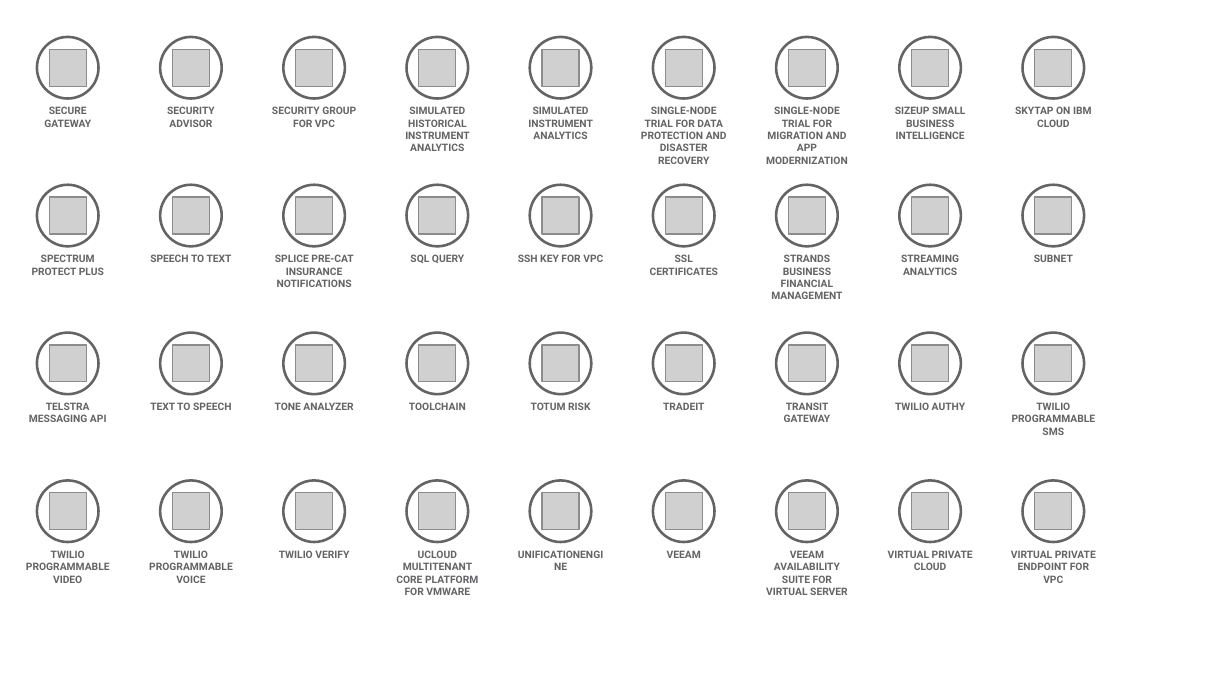
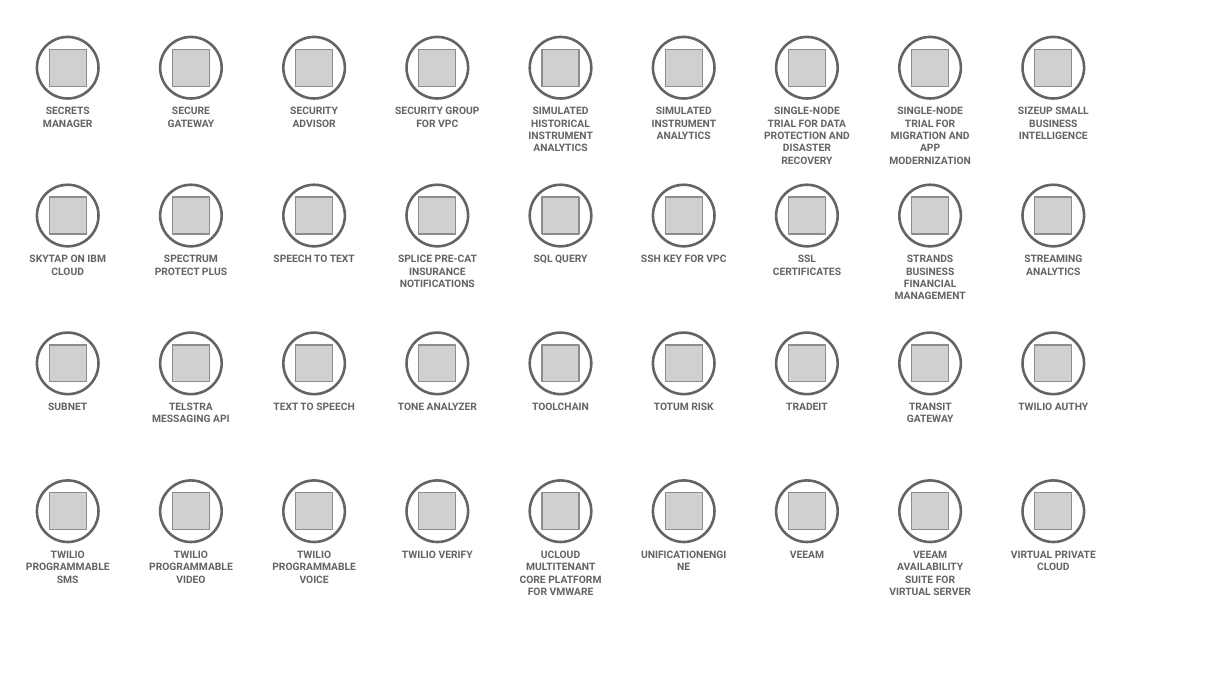
Before and after one commit to l2fprod/myarchitecture, a slide deck: slide 8 of mycatalog-architecture-diagram-template.pptx. Drawn at 1232x693 pixels with LibreOffice and Linux fonts; fonts in the diff are those of the drawing; grey boxes stand for pictures. Boxes give left, top, right and bottom in pixels: in the first picture for what was removed or moved away, otherwise in the second. Text is boxed around its words. In the diff, an @@ line names an element or a change of style, - is before the commit and + after.

```diff
--- a/mycatalog-architecture-diagram-template.pptx
+++ b/mycatalog-architecture-diagram-template.pptx
@@ text added at box(43, 106, 92, 127), 6 pt, text #646365, bold @@
+SECRETS MANAGER
@@ text removed at box(405, 106, 469, 151) @@
-SIMULATED HISTORICAL INSTRUMENT ANALYTICS
@@ text at box(528, 106, 592, 151): text changed @@
-SIMULATED INSTRUMENT ANALYTICS
+SIMULATED HISTORICAL INSTRUMENT ANALYTICS
@@ text at box(652, 106, 716, 139): text changed @@
-SINGLE-NODE TRIAL FOR DATA PROTECTION AND DISASTER RECOVERY
+SIMULATED INSTRUMENT ANALYTICS
@@ text at box(764, 106, 850, 164): text changed @@
-SINGLE-NODE TRIAL FOR MIGRATION AND APP MODERNIZATION
+SINGLE-NODE TRIAL FOR DATA PROTECTION AND DISASTER RECOVERY
@@ text added at box(889, 106, 971, 164), 6 pt, text #646365, bold @@
+SINGLE-NODE TRIAL FOR MIGRATION AND APP MODERNIZATION
@@ text "SKYTAP ON IBM CLOUD": place and size @@
-text "SKYTAP ON IBM CLOUD" at box(1015, 106, 1092, 127)
+text "SKYTAP ON IBM CLOUD" at box(29, 254, 106, 275)
@@ text "SUBNET": place and size @@
-text "SUBNET" at box(1034, 254, 1073, 262)
+text "SUBNET" at box(48, 402, 87, 410)
@@ text removed at box(895, 402, 965, 410) @@
-TWILIO AUTHY
@@ text at box(1018, 402, 1088, 410): text changed @@
-TWILIO PROGRAMMABLE SMS
+TWILIO AUTHY
@@ text at box(26, 550, 110, 583): text changed @@
-TWILIO PROGRAMMABLE VIDEO
+TWILIO PROGRAMMABLE SMS
@@ text at box(149, 550, 233, 583): text changed @@
-TWILIO PROGRAMMABLE VOICE
+TWILIO PROGRAMMABLE VIDEO
@@ text at box(272, 550, 356, 583): text changed @@
-TWILIO VERIFY
+TWILIO PROGRAMMABLE VOICE
@@ text added at box(402, 550, 473, 558), 6 pt, text #646365, bold @@
+TWILIO VERIFY
@@ 23 texts: place and size @@
-23 texts at box(29, 106, 965, 595)
+23 texts at box(152, 106, 1088, 595)
@@ text removed at box(888, 550, 973, 570) @@
-VIRTUAL PRIVATE CLOUD
@@ text at box(1011, 550, 1096, 570): text changed @@
-VIRTUAL PRIVATE ENDPOINT FOR VPC
+VIRTUAL PRIVATE CLOUD
```
Also in this commit, not shown: 6 other slides changed, 1 other file.
